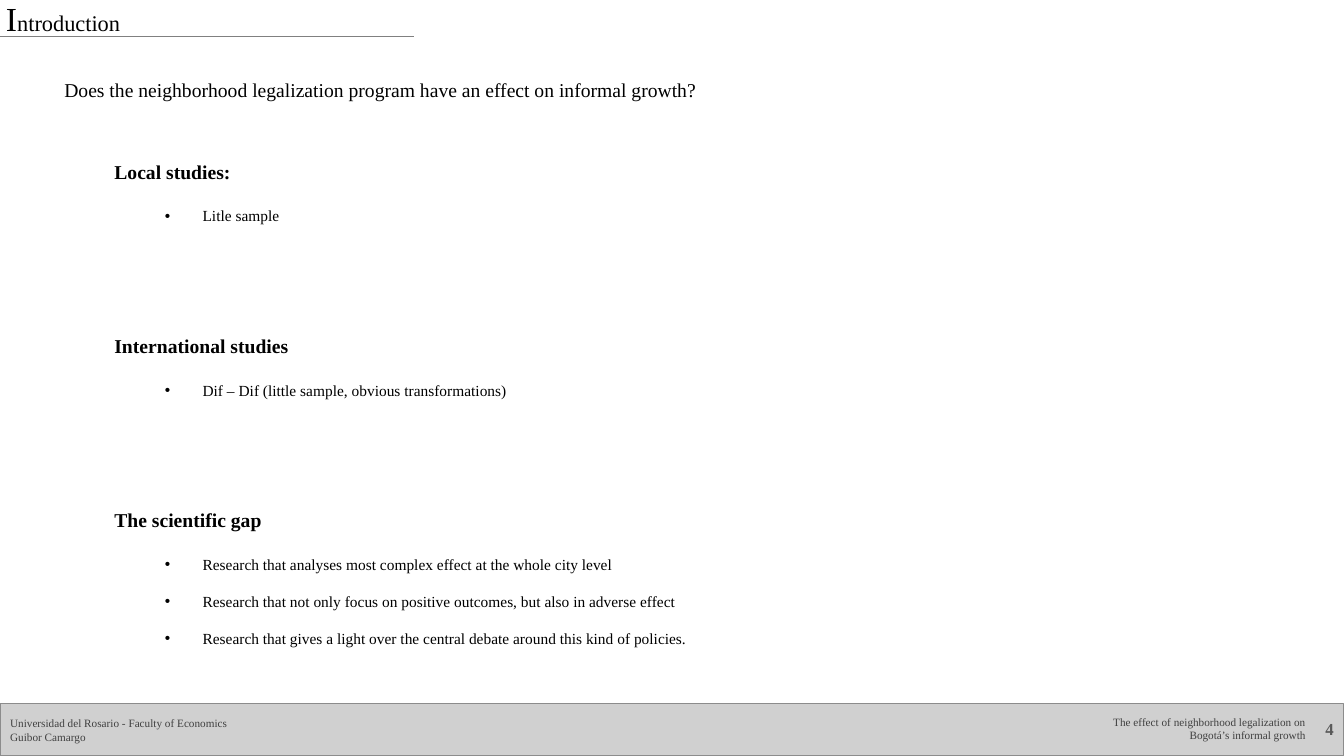
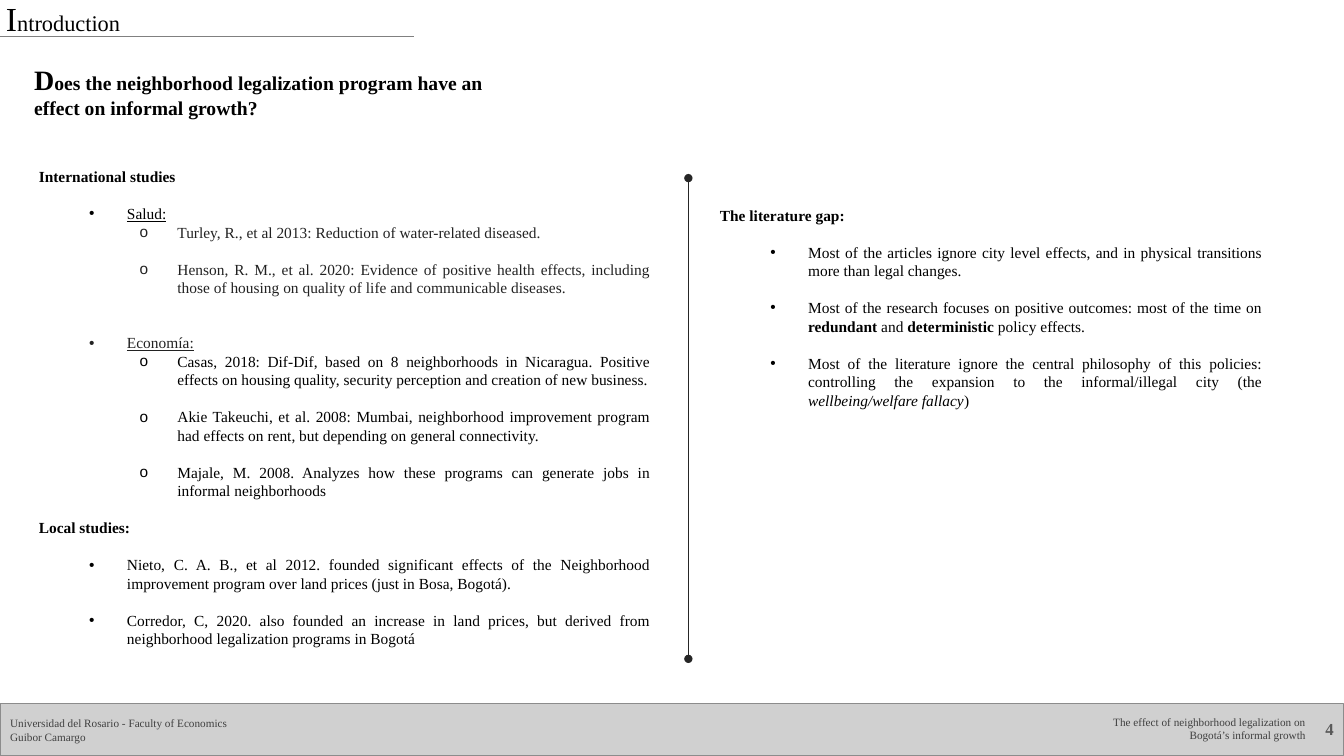
Before and after one commit to Guibi1994/Neighborhood_Legalization, a slide deck: slide 4 of 05_presentations/01_Primera version.pptx. Drawn at 1344x756 pixels with LibreOffice and Linux fonts; fonts in the diff are those of the drawing; grey boxes stand for pictures. Boxes give left, top, right and bottom in pixels: in the first picture for what was removed or moved away, otherwise in the second. Text is boxed around its words. In the diff, an @@ line names an element or a change of style, - is before the commit and + after.

```diff
--- a/05_presentations/01_Primera version.pptx
+++ b/05_presentations/01_Primera version.pptx
@@ text "Does the neighborhood legalization program ...": place and size @@
-text "Does the neighborhood legalization program ..." at (64,83,695,102)
+text "Does the neighborhood legalization program ..." at (34,76,483,120)
@@ text "Does the neighborhood legalization program ..." at (34,76,483,120): size 14 to 20 pt in "Does"; bold on @@
@@ text "International studies": place and size @@
-text "International studies" at (114,339,506,400)
+text "International studies" at (39,171,650,648)
@@ text at (39,171,175,182): size 14 to 11 pt in "International studies"; alignment left to justified @@
@@ text removed at (114,165,280,225) @@
-Local studies:
-  • Litle sample
@@ double arrow added from (689, 178) to (689, 659), #262626 0.5 pt @@
@@ text at (39,208,650,648): text changed @@
-  • Dif – Dif (little sample, obvious transformations)
+  • Salud:
+    o Turley, R., et al 2013: Reduction of water-related diseased.
+    o Henson, R. M., et al. 2020: Evidence of positive health effects, including those of housing on quality of life and communicable diseases.
+  • Economía:
+    o Casas, 2018: Dif-Dif, based on 8 neighborhoods in Nicaragua. Positive effects on housing quality, security perception and creation of new business.
+    o Akie Takeuchi, et al. 2008: Mumbai, neighborhood improvement program had effects on rent, but depending on general connectivity.
+    o Majale, M. 2008. Analyzes how these programs can generate jobs in informal neighborhoods
+Local studies:
+  • Nieto, C. A. B., et al 2012. founded significant effects of the Neighborhood improvement program over land prices (just in Bosa, Bogotá).
+  • Corredor, C, 2020. also founded an increase in land prices, but derived from neighborhood legalization programs in Bogotá
@@ text at (720,210,1262,410): text changed @@
-The scientific gap
-  • Research that analyses most complex effect at the whole city level
-  • Research that not only focus on positive outcomes, but also in adverse effect
-  • Research that gives a light over the central debate around this kind of policies.
+The literature gap:
+  • Most of the articles ignore city level effects, and in physical transitions more than legal changes.
+  • Most of the research focuses on positive outcomes: most of the time on redundant and deterministic policy effects.
+  • Most of the literature ignore the central philosophy of this policies: controlling the expansion to the informal/illegal city (the wellbeing/welfare fallacy)
```
Also in this commit, not shown: 1 other file.
